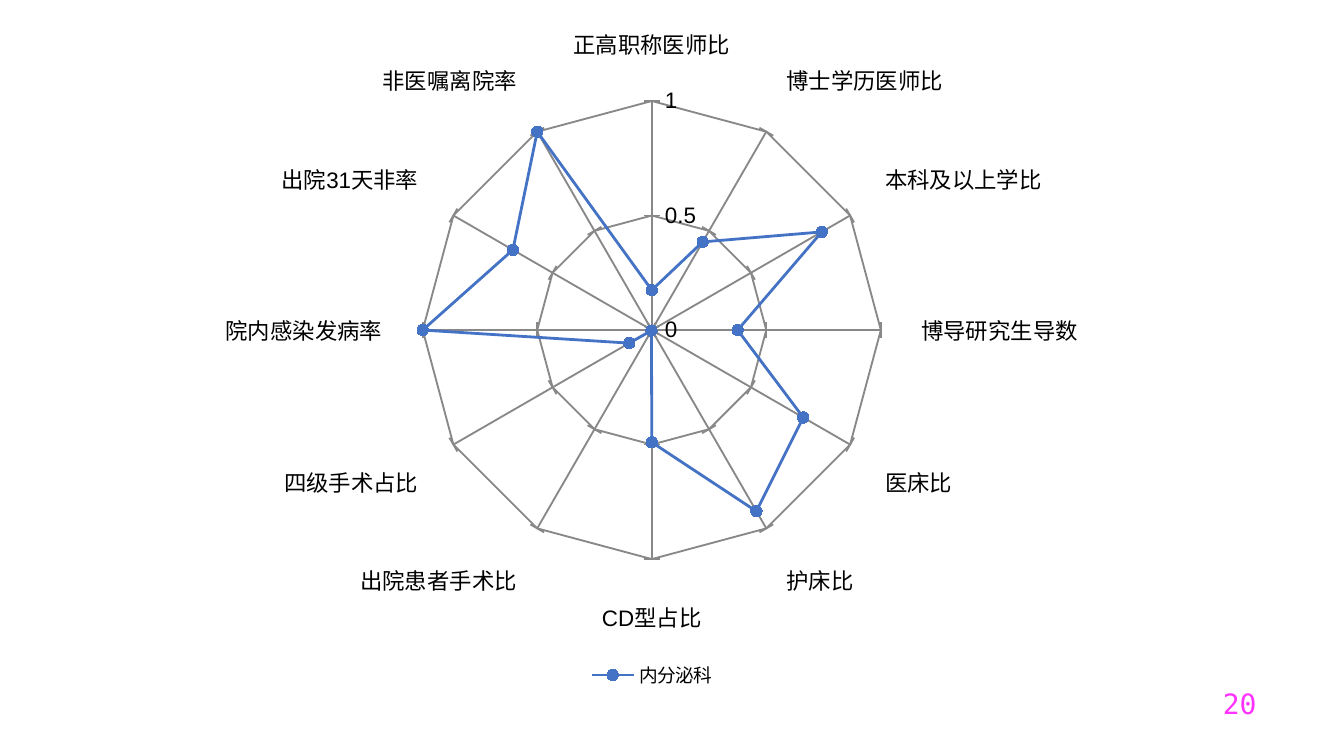
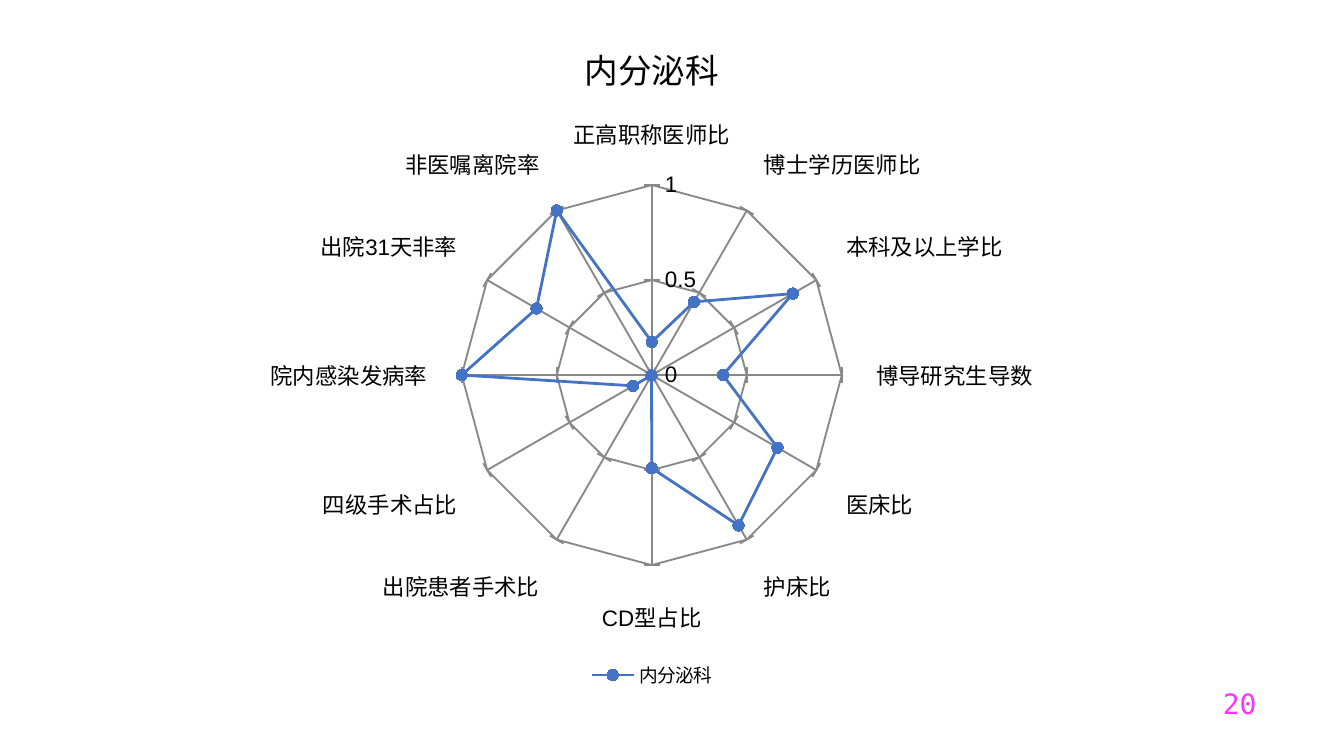
Before and after one commit to Tostig0916/hqcoffee, a slide deck: slide 20 of outputs/PPT/jsszyy.pptxgen.pptx. Drawn at 1344x756 pixels with LibreOffice and Linux fonts; fonts in the diff are those of the drawing. Boxes give left, top, right and bottom in pixels: in the first picture for what was removed or moved away, otherwise in the second. Text is boxed around its words. In the diff, an @@ line names an element or a change of style, - is before the commit and + after.

```diff
--- a/outputs/PPT/jsszyy.pptxgen.pptx
+++ b/outputs/PPT/jsszyy.pptxgen.pptx
@@ radar chart at <box>13,13,1290,694</box> @@
@@ title "内分泌科" added @@
```
Also in this commit, not shown: 36 other slides changed, 2 other files.
